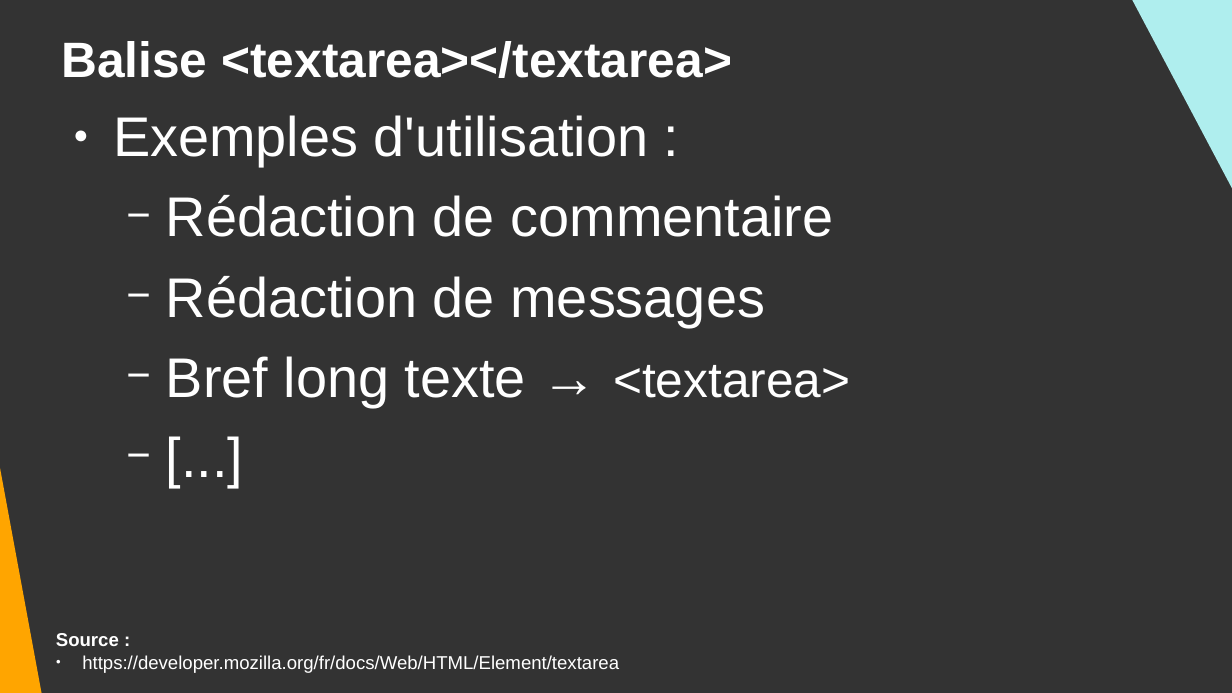
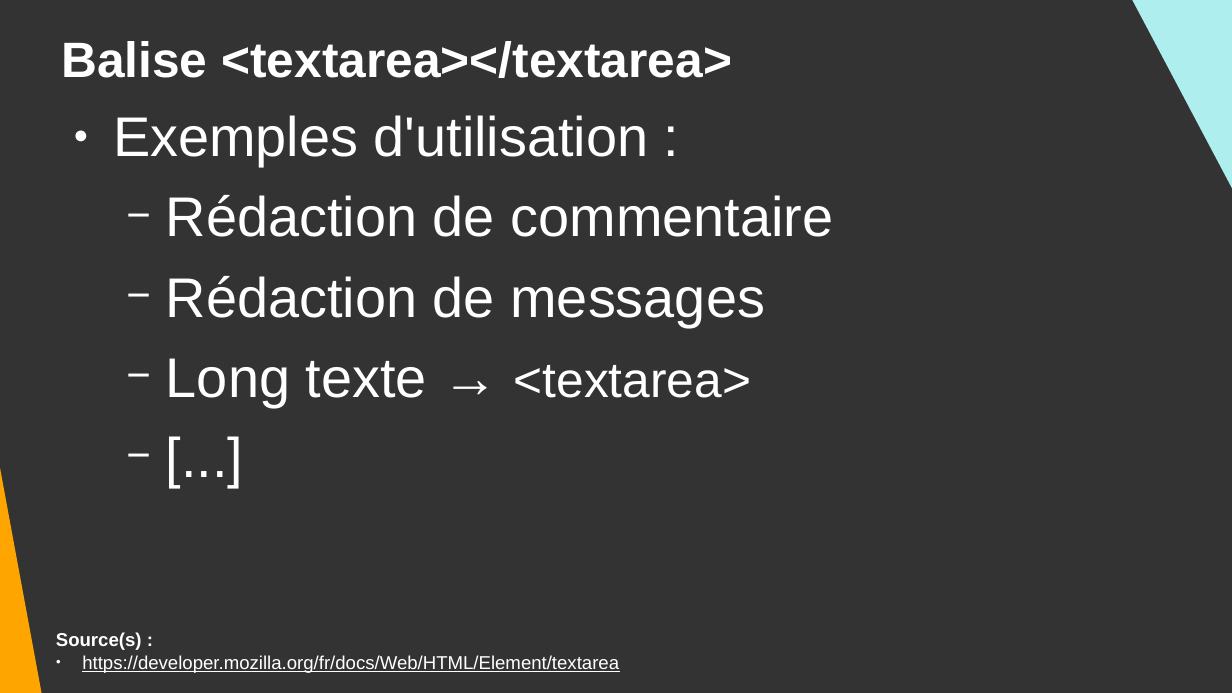
Before and after one commit to DanYellow/cours, a slide deck: slide 45 of integration-web-s1/travaux-pratiques/numero-2/presentation.odp (slide 44 before the commit). Drawn at 1232x693 pixels with LibreOffice and Linux fonts; fonts in the diff are those of the drawing. Boxes give left, top, right and bottom in pixels: in the first picture for what was removed or moved away, otherwise in the second. Text is boxed around its words. In the diff, an @@ line names an element or a change of style, - is before the commit and + after.

```diff
--- a/integration-web-s1/travaux-pratiques/numero-2/presentation.odp
+++ b/integration-web-s1/travaux-pratiques/numero-2/presentation.odp
@@ text at <box>166,358,751,407</box>: text changed @@
-  − Bref long texte → <textarea>
+  − Long texte → <textarea>
@@ text at <box>56,632,142,650</box>: text changed @@
-Source :
+Source(s) :
@@ text at <box>82,655,619,673</box>: underline on in "https://developer.mozilla.org/fr/docs/Web/HTML/Element/texta ..." @@
```
Also in this commit, not shown: 27 other slides changed, 1 slide added, 1 other file.
